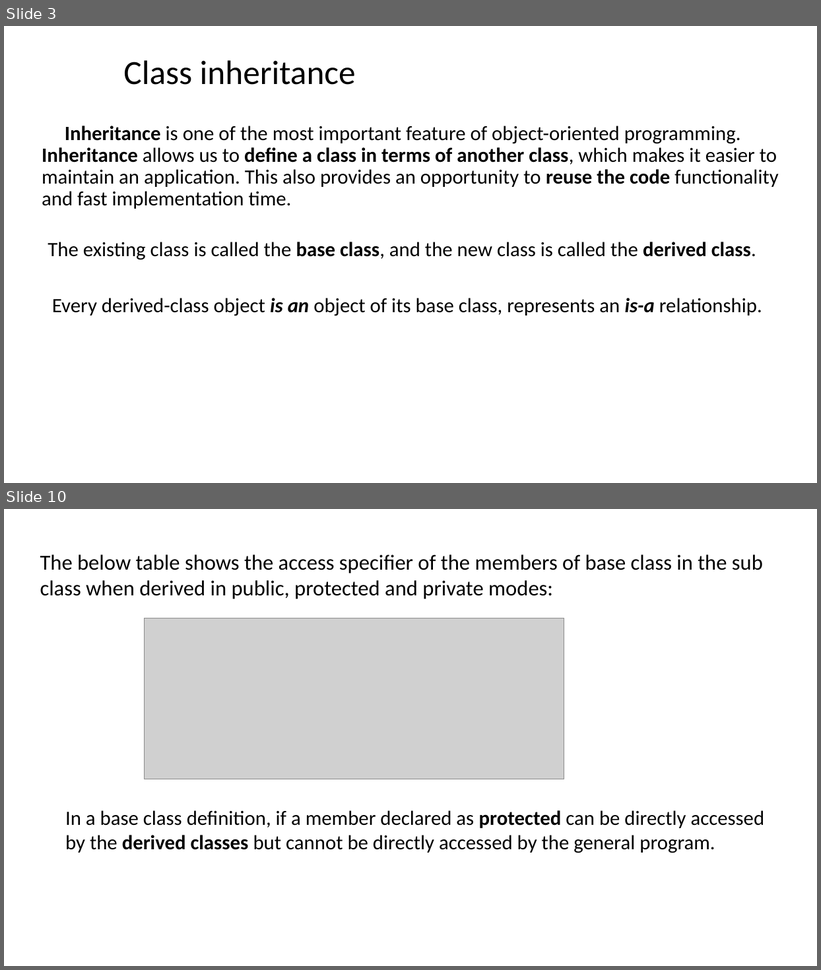
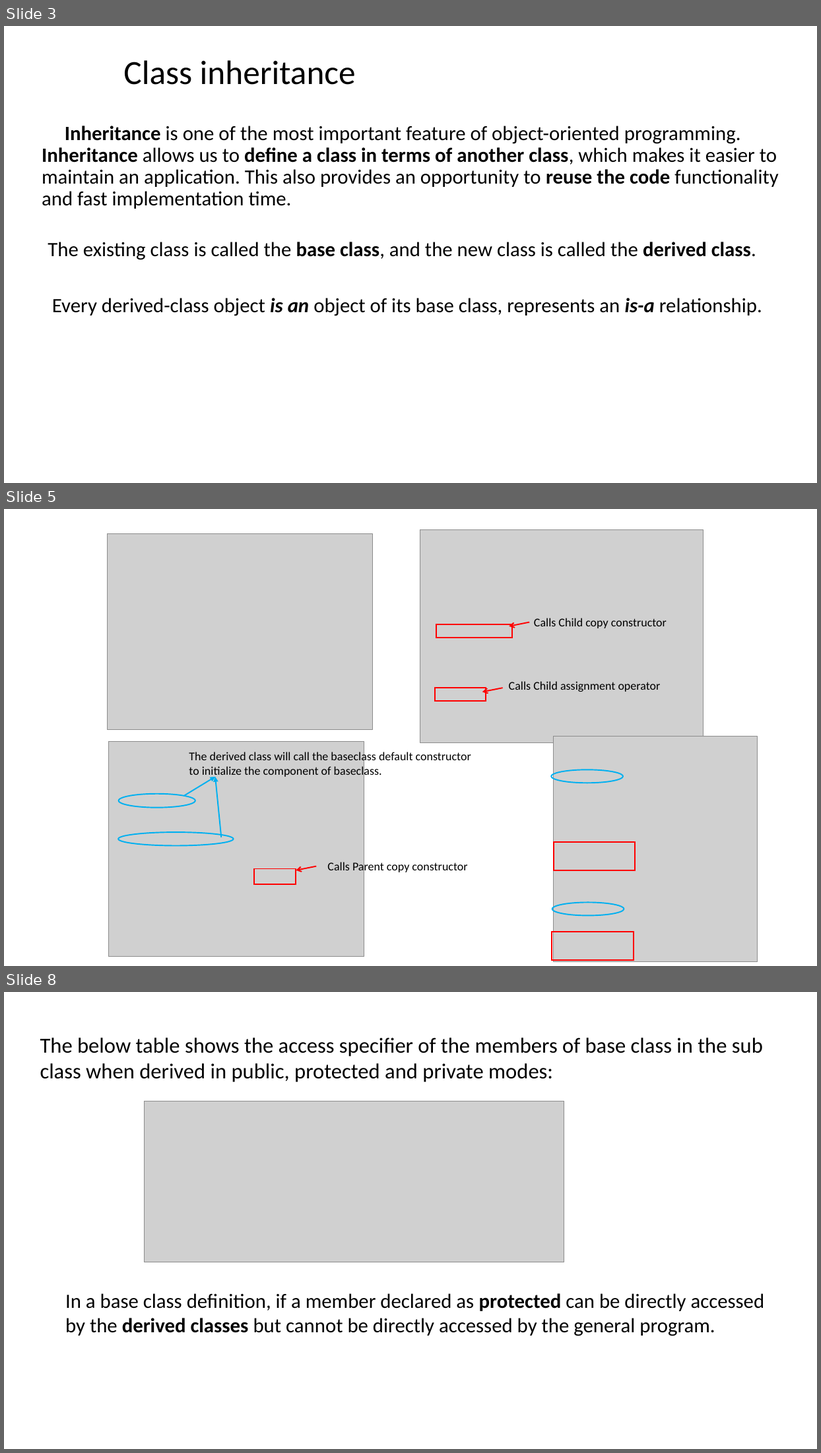
Before and after one commit to ShiqiYu/CPP, a slide deck: week12/Lab12.pptx. Shown one above the other, each under a label of ours: slides 3 and 10 before the commit, slides 3, 5 and 8 after it; the slides between them are not shown. The pictures are 821x970 and 821x1453 pixels, drawn with LibreOffice and Linux fonts; fonts in the diff are those of the drawing; grey boxes stand for pictures; background and template pictures are left out. Boxes give left, top, right and bottom in pixels: in the first picture for what was removed or moved away, otherwise in the second. Text is boxed around its words. In the diff, an @@ line names an element or a change of style, - is before the commit and + after.

```diff
--- a/week12/Lab12.pptx
+++ b/week12/Lab12.pptx
@@ slide 5 added at [4,509,817,966], background #FFFFFF @@
@@ picture added at [107,533,372,730] @@
@@ picture added at [420,529,704,743] @@
@@ rectangle added at [436,625,512,638], outline #FF0000 1.5 pt @@
@@ arrow added from (530, 623) to (509, 626), #FF0000 1.5 pt @@
@@ text added at [534,618,667,628], 14 pt, text #000000 @@
+Calls Child copy constructor
@@ text added at [509,681,661,692], 14 pt, text #000000 @@
+Calls Child assignment operator
@@ rectangle added at [435,688,486,701], outline #FF0000 1.5 pt @@
@@ arrow added from (503, 688) to (482, 692), #FF0000 1.5 pt @@
@@ picture added at [108,742,364,957] @@
@@ picture added at [554,737,758,962] @@
@@ group added at [118,751,471,846]: 2 ellipses, 2 arrows, 1 text @@
+The derived class will call the baseclass default constructor
+to initialize the component of baseclass.
@@ ellipse added at [552,770,624,784], outline #00B0F0 1.5 pt @@
@@ rectangle added at [554,842,636,870], outline #FF0000 1.5 pt @@
@@ text added at [327,861,467,875], 14 pt, text #000000 @@
+Calls Parent copy constructor
@@ rectangle added at [254,869,296,885], outline #FF0000 1.5 pt @@
@@ arrow added from (316, 867) to (296, 871), #FF0000 1.5 pt @@
@@ ellipse added at [552,903,624,916], outline #00B0F0 1.5 pt @@
@@ rectangle added at [552,931,634,960], outline #FF0000 1.5 pt @@
@@ what was slide 10 is now slide 8 @@
```
Also in this commit, not shown: 7 slides changed, 2 other slides added, 6 slides removed.
